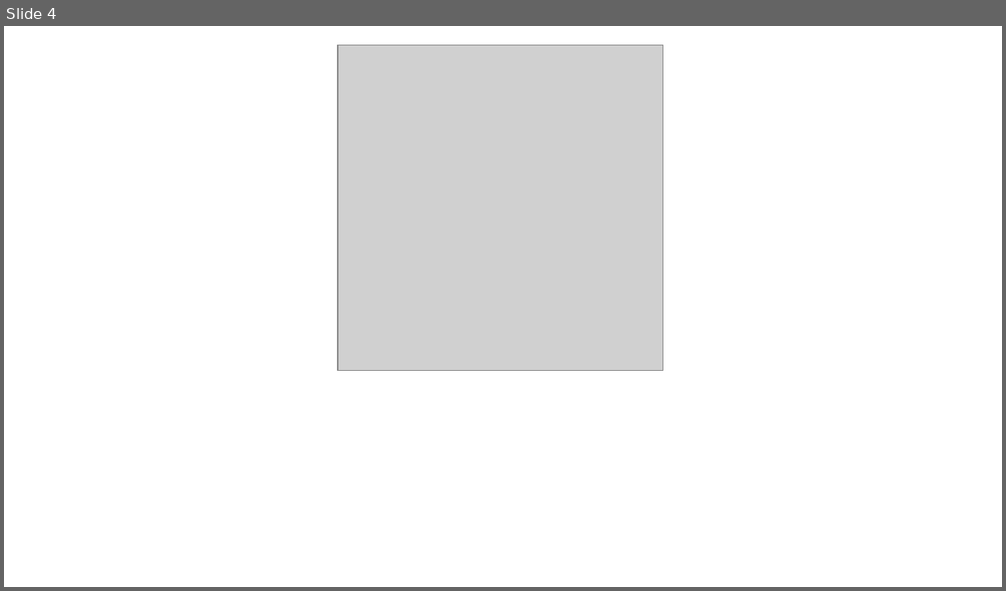
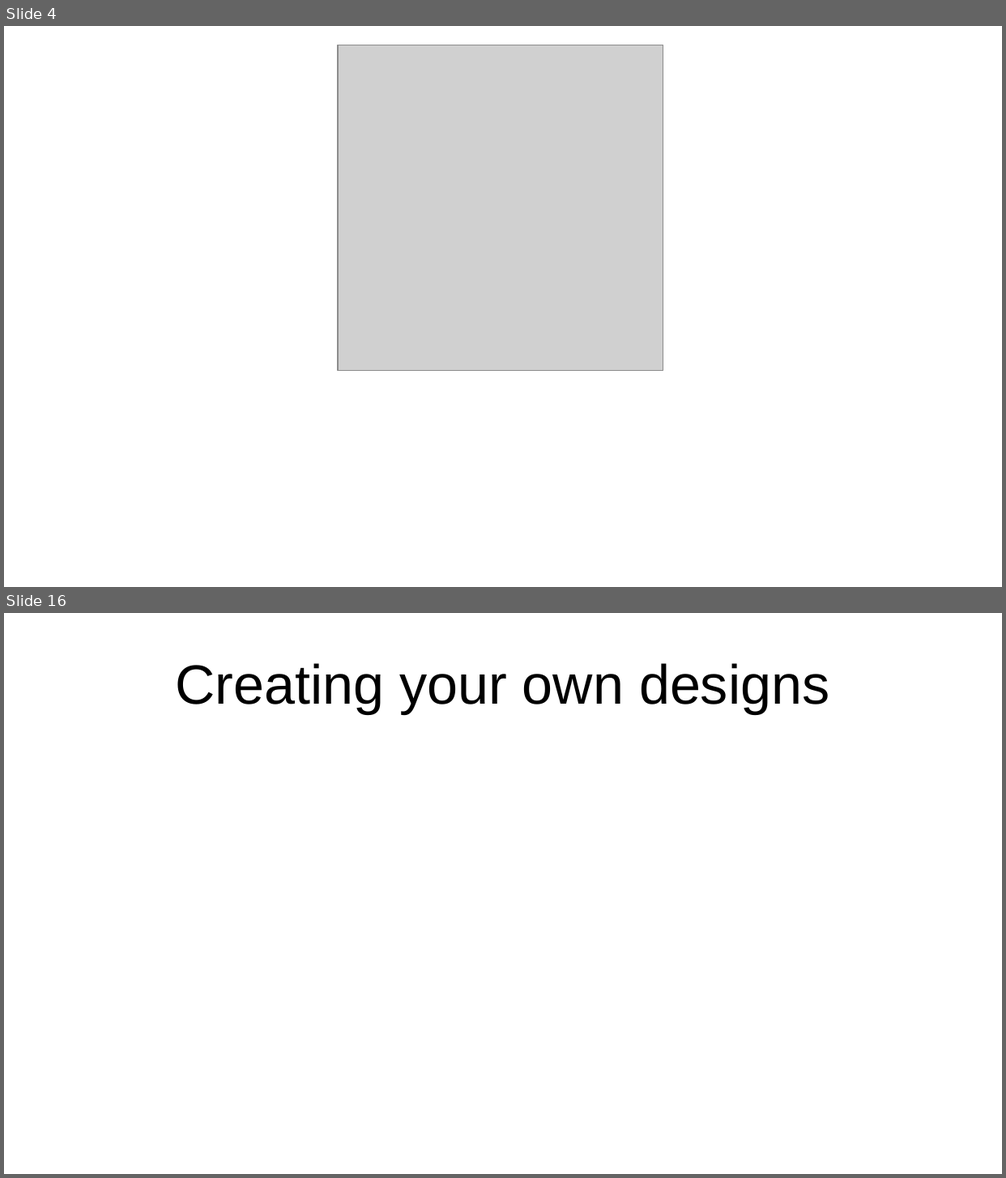
Before and after one commit to turbor/fri3d2026-inkscape, a slide deck: presentation.odp. Shown one above the other, each under a label of ours: slide 4 before the commit, slides 4 and 16 after it; the slides between them are not shown. The pictures are 1006x591 and 1006x1178 pixels, drawn with LibreOffice and Linux fonts; fonts in the diff are those of the drawing; grey boxes stand for pictures; background and template pictures are left out. Boxes give left, top, right and bottom in pixels: in the first picture for what was removed or moved away, otherwise in the second. Text is boxed around its words. In the diff, an @@ line names an element or a change of style, - is before the commit and + after.

```diff
--- a/presentation.odp
+++ b/presentation.odp
@@ slide 16 added at (4,613,1002,1174), background #FFFFFF @@
@@ title added at (175,663,829,714), 44 pt, text #000000 @@
+Creating your own designs
```
Also in this commit, not shown: 6 slides changed, 7 other slides added, 2 other files.
